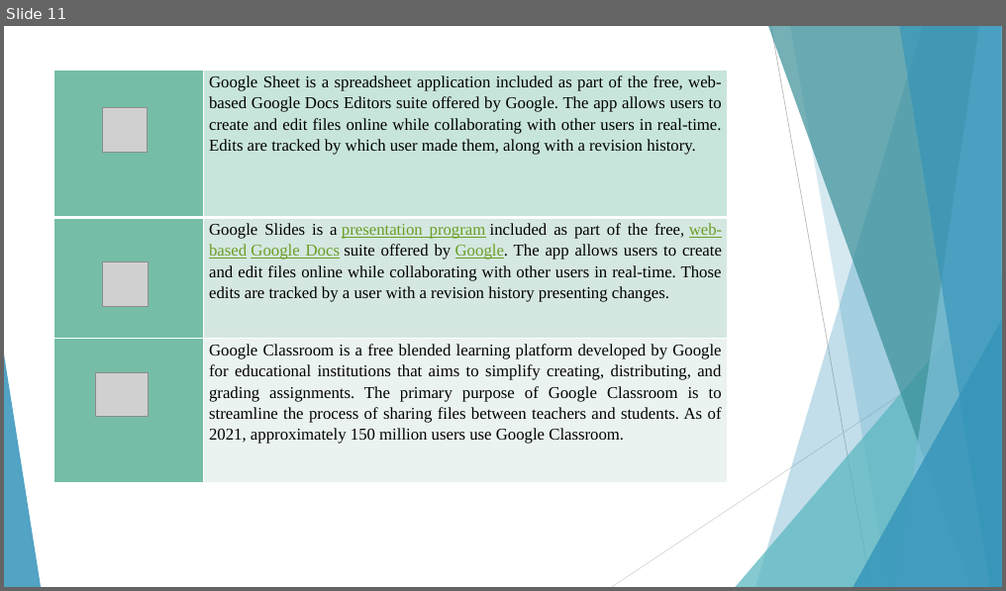
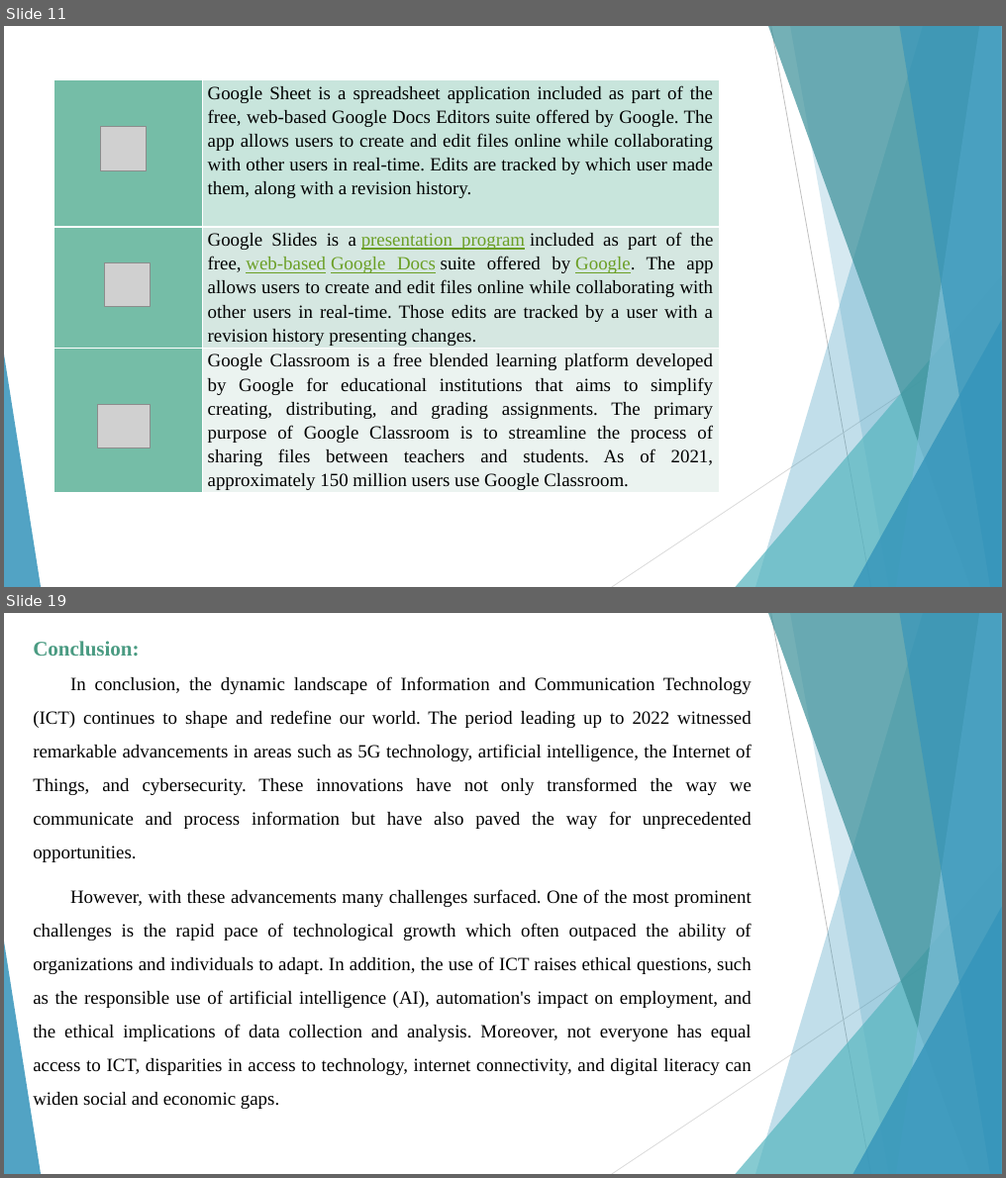
Before and after one commit to kamiri-lilia/projet-final, a slide deck: TIC_PP.pptx. Shown one above the other, each under a label of ours: slide 11 before the commit, slides 11 and 19 after it; the slides between them are not shown. The pictures are 1006x591 and 1006x1178 pixels, drawn with LibreOffice and Linux fonts; fonts in the diff are those of the drawing; grey boxes stand for pictures. Boxes give left, top, right and bottom in pixels: in the first picture for what was removed or moved away, otherwise in the second. Text is boxed around its words. In the diff, an @@ line names an element or a change of style, - is before the commit and + after.

```diff
--- a/TIC_PP.pptx
+++ b/TIC_PP.pptx
@@ slide 19 added at (4, 613, 1002, 1174), background #FFFFFF; not listed: 10 template elements that a slide beside it also shows @@
@@ text added at (33, 641, 751, 1109), 18 pt, text #000000 @@
+Conclusion:
+In conclusion, the dynamic landscape of Information and Communication Technology (ICT) continues to shape and redefine our world. The period leading up to 2022 witnessed remarkable advancements in areas such as 5G technology, artificial intelligence, the Internet of Things, and cybersecurity. These innovations have not only transformed the way we communicate and process information but have also paved the way for unprecedented opportunities.
+However, with these advancements many challenges surfaced. One of the most prominent challenges is the rapid pace of technological growth which often outpaced the ability of organizations and individuals to adapt. In addition, the use of ICT raises ethical questions, such as the responsible use of artificial intelligence (AI), automation's impact on employment, and the ethical implications of data collection and analysis. Moreover, not everyone has equal access to ICT, disparities in access to technology, internet connectivity, and digital literacy can widen social and economic gaps.
@@ slide 11 changed as well @@
@@ table at (54, 79, 720, 507) @@
@@ size 16 to 18 pt @@
@@ table: place and size @@
-table at (54, 71, 727, 483)
+table at (54, 79, 720, 507)
@@ picture: place and size @@
-picture at (102, 107, 147, 153)
+picture at (101, 126, 146, 172)
@@ picture: place and size @@
-picture at (95, 372, 148, 416)
+picture at (98, 405, 150, 448)
```
Also in this commit, not shown: 8 other slides changed, 7 other slides added.
